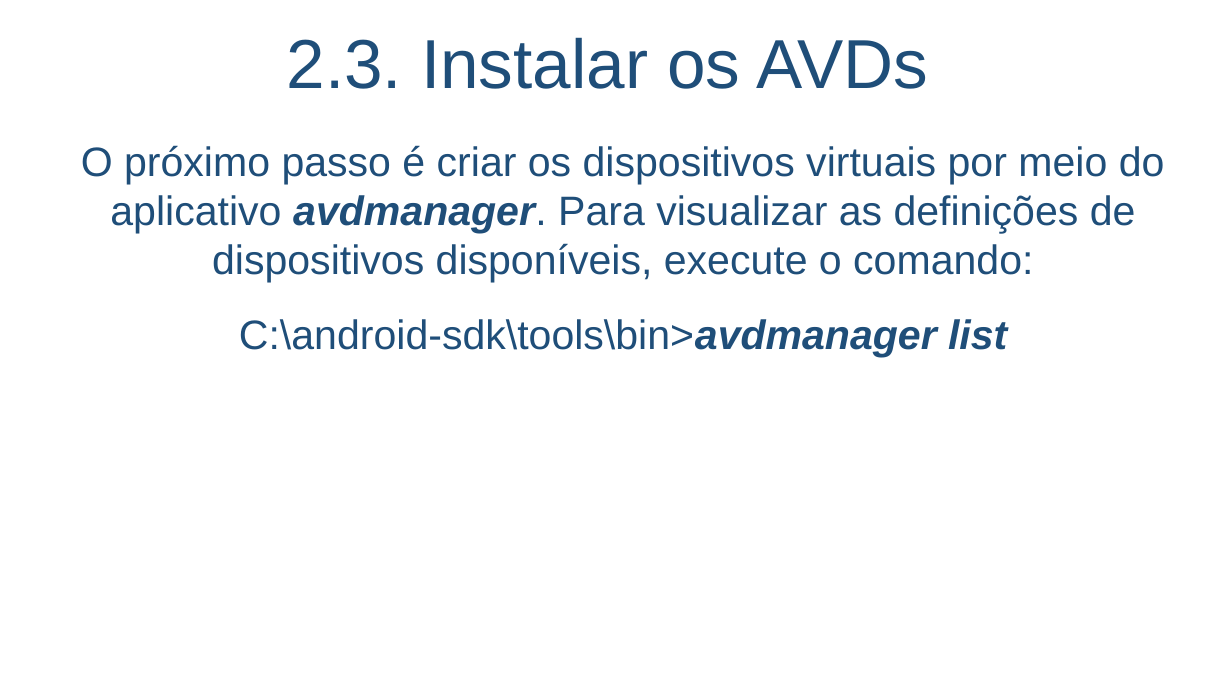
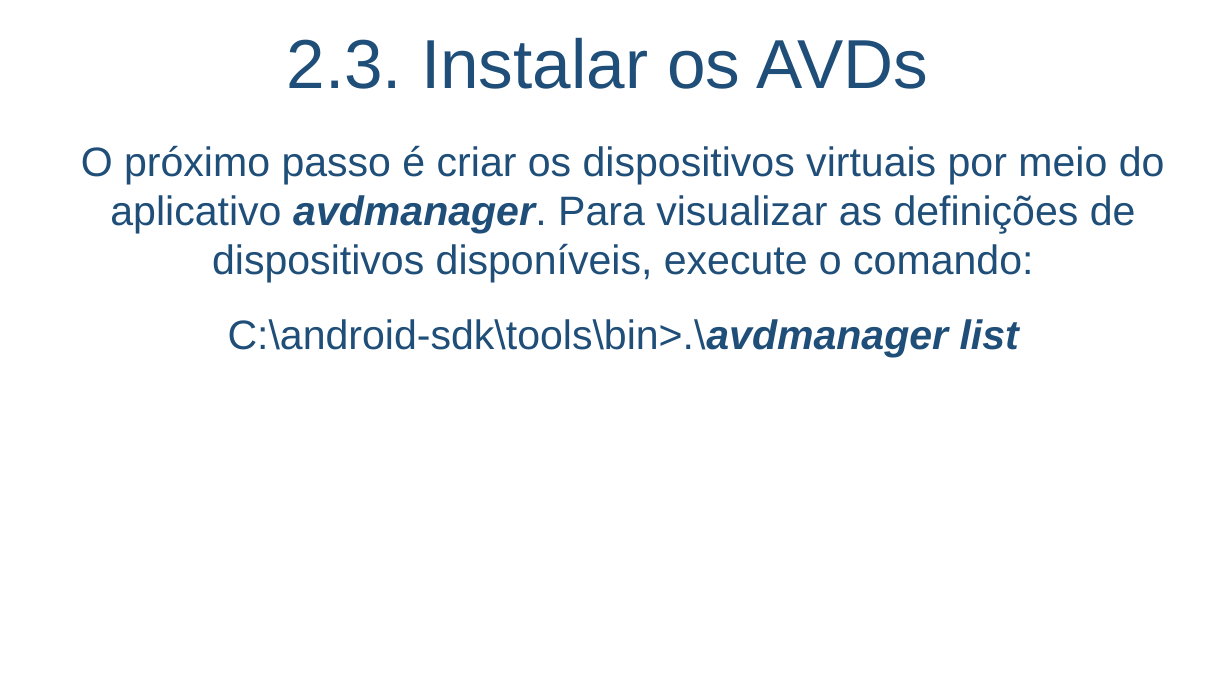
Before and after one commit to salmo-jr/public-slides, a slide deck: slide 17 of building-games-for-Android.pptx. Drawn at 1232x693 pixels with LibreOffice and Linux fonts; fonts in the diff are those of the drawing; background and template pictures are left out. Boxes give left, top, right and bottom in pixels: in the first picture for what was removed or moved away, otherwise in the second. Text is boxed around its words. In the diff, an @@ line names an element or a change of style, - is before the commit and + after.

```diff
--- a/building-games-for-Android.pptx
+++ b/building-games-for-Android.pptx
@@ text at (228,319,1019,358): text changed @@
-C:\android-sdk\tools\bin>avdmanager list
+C:\android-sdk\tools\bin>.\avdmanager list
```
Also in this commit, not shown: 7 other slides changed.
